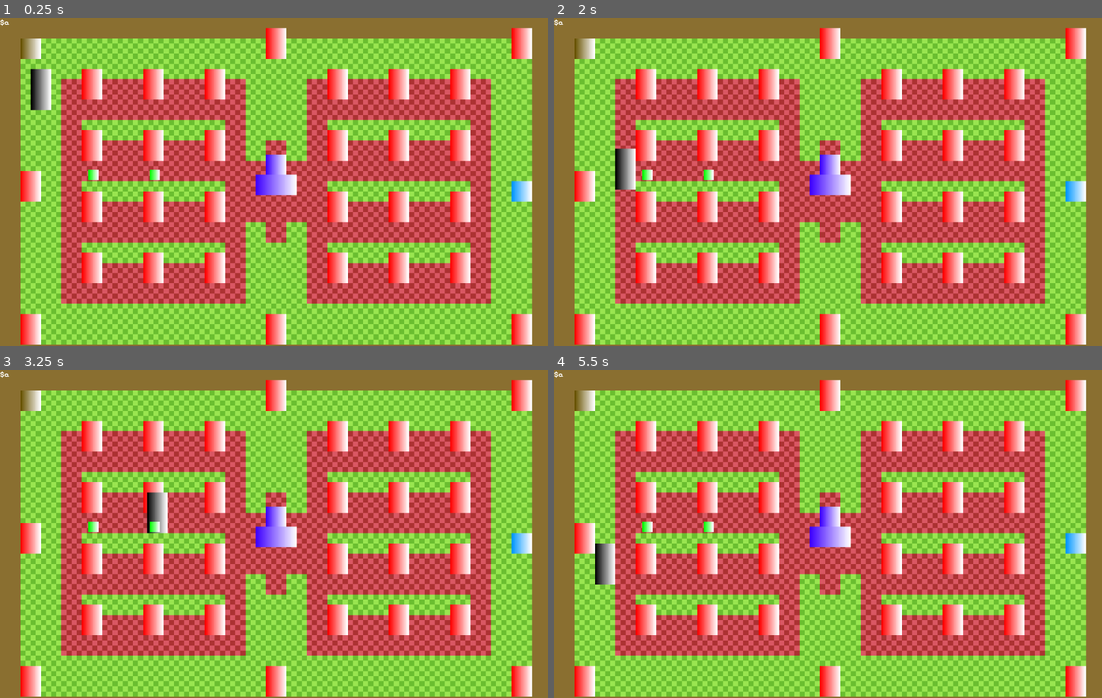
Above: before the commit, frames 1-4 (two rows, left to right).
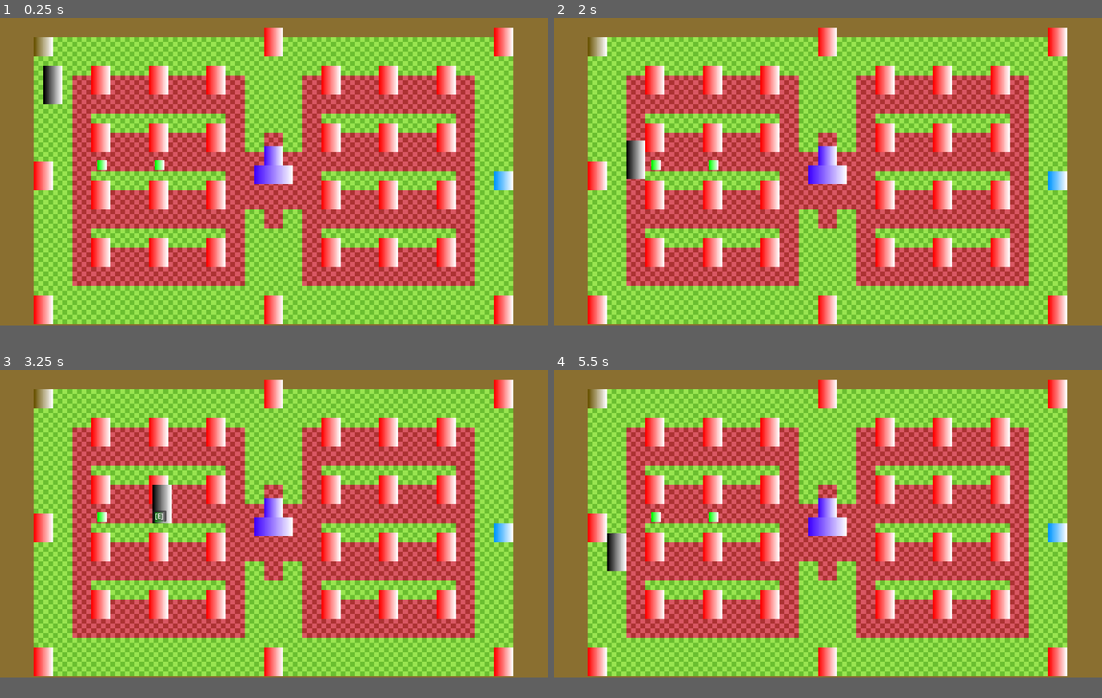
Above: after the commit, the same moments.

Repository: Oreztov/GWJ-62
Game: Godot game, scene res://scenes/level.tscn
The game is run twice, just before and just after one commit, with the same random seed, the same clock (stepped at 60 frames per second) and the same inputs.
Inputs:
- Up to frame 1 (0.25 s): no input
- Up to frame 2 (2 s): tap Enter at 0.5 s; hold D (move_right) 0.53-1.28 s; hold E (interact) 0.53-1.28 s; tap Space at 1.25 s; hold S (move_down) from 1.28 s (still down); tap E (interact) at 1.35 s
- Up to frame 3 (3.25 s): release S (move_down) at 2.03 s; hold D (move_right) 2.03-2.78 s; hold E (interact) 2.03-2.78 s; hold W (move_up) from 2.78 s (still down); tap E (interact) at 2.85 s
- Up to frame 4 (5.5 s): tap Enter at 3.5 s; release W (move_up) at 3.53 s; hold E (interact) 3.53-4.28 s; hold A (move_left) 3.53-5.03 s; tap E (interact) at 4.35 s; tap Space at 5 s; hold S (move_down) from 5.03 s (still down); hold E (interact) from 5.03 s (still down)
In our replay, the window is 800x480 before the commit and 800x450 after it. These sizes can differ from the game's own. Grey fills any space a smaller window leaves; there, only what the larger window draws over its background counts as a difference.

The runs differ from the first frame. In frame 1, 63% of the frame differs, in the area x 0-100%, y 0-100%; in frame 2, 63%; in frame 3, 63%; in frame 4, 63%.

Commit message:
Game Res and Interaction Input

Diff:
--- a/project.godot
+++ b/project.godot
@@ -21,7 +21,7 @@
 
 [display]
 
-window/size/viewport_width=1200
+window/size/viewport_width=1280
 window/size/viewport_height=720
 window/size/resizable=false
 window/stretch/mode="viewport"
--- a/scenes/Composter.tscn
+++ b/scenes/Composter.tscn
@@ -1,6 +1,7 @@
-[gd_scene load_steps=8 format=3 uid="uid://cy40k81p41ncc"]
+[gd_scene load_steps=9 format=3 uid="uid://cy40k81p41ncc"]
 
 [ext_resource type="Script" path="res://scripts/composter.gd" id="1_5yxlq"]
+[ext_resource type="PackedScene" uid="uid://ck5obtkmtfd86" path="res://scenes/interaction_label.tscn" id="2_jkgrj"]
 
 [sub_resource type="Gradient" id="Gradient_x2crb"]
 colors = PackedColorArray(0.407843, 0.321569, 0, 1, 1, 1, 1, 1)
@@ -43,4 +44,7 @@
 [node name="CollisionShape2D2" type="CollisionShape2D" parent="BlockArea"]
 shape = SubResource("RectangleShape2D_e1ch5")
 
+[node name="InteractionLabel" parent="." instance=ExtResource("2_jkgrj")]
+
 [connection signal="body_entered" from="Area2D" to="." method="_on_area_2d_body_entered"]
+[connection signal="body_exited" from="Area2D" to="." method="_on_area_2d_body_exited"]
--- /dev/null
+++ b/scenes/interaction_label.tscn
@@ -0,0 +1,24 @@
+[gd_scene load_steps=2 format=3 uid="uid://ck5obtkmtfd86"]
+
+[ext_resource type="Script" path="res://scripts/interaction_label.gd" id="1_1llg0"]
+
+[node name="InteractionLabel" type="CanvasLayer"]
+script = ExtResource("1_1llg0")
+
+[node name="PanelContainer" type="PanelContainer" parent="."]
+anchors_preset = 8
+anchor_left = 0.5
+anchor_top = 0.5
+anchor_right = 0.5
+anchor_bottom = 0.5
+offset_left = -16.5
+offset_top = -13.0
+offset_right = 16.5
+offset_bottom = 13.0
+grow_horizontal = 2
+grow_vertical = 2
+
+[node name="Label" type="Label" parent="PanelContainer"]
+layout_mode = 2
+size_flags_horizontal = 4
+text = "[%s]"
--- a/scenes/level.tscn
+++ b/scenes/level.tscn
@@ -19,13 +19,13 @@
 [node name="TileMap" type="TileMap" parent="."]
 tile_set = ExtResource("1_u7gxt")
 format = 2
-layer_0/tile_data = PackedInt32Array(0, 65537, 7, 65536, 655 …(8220 unchanged characters)… 7, 4, -65513, 65537, 4, -65512, 65537, 4)
+layer_0/tile_data = PackedInt32Array(0, 65537, 7, 65536, 655 …(8220 unchanged characters)… 7, 4, -65513, 65537, 4, -65512, 65537, 4, -65510, 65537, 4, 26, 65537, 4, 65562, 65537, 4, 131098, 65537, 4, 196634, 65537, 4, 262170, 65537, 4, 327706, 65537, 4, 393242, 65537, 4, 458778, 65537, 4, 524314, 65537, 4, 589850, 65537, 4, 655386, 65537, 4, 720922, 65537, 4, 786458, 65537, 4, 851994, 65537, 4, 917530, 65537, 4, 983066, 65537, 4, 1048574, 65537, 4, 983038, 65537, 4, 917502, 65537, 4, 851966, 65537, 4, 786430, 65537, 4, 720894, 65537, 4, 655358, 65537, 4, 589822, 65537, 4, 524286, 65537, 4, 458750, 65537, 4, -2, 65537, 4, 65534, 65537, 4, 131070, 65537, 4, 196606, 65537, 4, 262142, 65537, 4, 327678, 65537, 4, 393214, 65537, 4)
 
 [node name="Player" parent="." instance=ExtResource("2_p3v33")]
 position = Vector2(16, 40)
 
 [node name="Camera2D" type="Camera2D" parent="."]
-position = Vector2(-16, -16)
+position = Vector2(-28.2143, -16.0714)
 anchor_mode = 0
 
 [node name="Objects" type="Node2D" parent="."]
--- a/scenes/plant.tscn
+++ b/scenes/plant.tscn
@@ -1,10 +1,10 @@
-[gd_scene load_steps=9 format=3 uid="uid://dle118v1mw774"]
+[gd_scene load_steps=8 format=3 uid="uid://dle118v1mw774"]
 
 [ext_resource type="Script" path="res://scripts/plant.gd" id="1_gs5sh"]
 [ext_resource type="Texture2D" uid="uid://cd7p0ur8opil2" path="res://resources/generic_sprout.tres" id="1_jejnx"]
 [ext_resource type="Texture2D" uid="uid://d3hxlhxue0n2r" path="res://resources/generic_growth.tres" id="2_sv0bs"]
 [ext_resource type="Texture2D" uid="uid://gvoa2gqeglkj" path="res://resources/generic_harvest.tres" id="3_nqn35"]
-[ext_resource type="FontFile" uid="uid://dg26m14b0nf25" path="res://fonts/static/PixelifySans-Medium.ttf" id="5_frthu"]
+[ext_resource type="PackedScene" uid="uid://ck5obtkmtfd86" path="res://scenes/interaction_label.tscn" id="6_ju8je"]
 
 [sub_resource type="SpriteFrames" id="SpriteFrames_7eoq4"]
 animations = [{
@@ -36,9 +36,6 @@
 [sub_resource type="RectangleShape2D" id="RectangleShape2D_t7vcp"]
 size = Vector2(16, 16)
 
-[sub_resource type="LabelSettings" id="LabelSettings_btmo6"]
-font = ExtResource("5_frthu")
-
 [node name="Plant" type="Node2D"]
 z_index = 2
 script = ExtResource("1_gs5sh")
@@ -52,12 +49,7 @@
 [node name="CollisionShape2D" type="CollisionShape2D" parent="Area2D"]
 shape = SubResource("RectangleShape2D_t7vcp")
 
-[node name="CanvasLayer" type="CanvasLayer" parent="."]
-
-[node name="Label" type="Label" parent="CanvasLayer"]
-offset_right = 48.0
-offset_bottom = 24.0
-text = "$a"
-label_settings = SubResource("LabelSettings_btmo6")
+[node name="InteractionLabel" parent="." instance=ExtResource("6_ju8je")]
 
 [connection signal="body_entered" from="Area2D" to="." method="_on_area_2d_body_entered"]
+[connection signal="body_exited" from="Area2D" to="." method="_on_area_2d_body_exited"]
--- a/scenes/soul_well.tscn
+++ b/scenes/soul_well.tscn
@@ -1,6 +1,7 @@
-[gd_scene load_steps=8 format=3 uid="uid://bjtde1hwveusp"]
+[gd_scene load_steps=9 format=3 uid="uid://bjtde1hwveusp"]
 
 [ext_resource type="Script" path="res://scripts/soul_well.gd" id="1_62fyl"]
+[ext_resource type="PackedScene" uid="uid://ck5obtkmtfd86" path="res://scenes/interaction_label.tscn" id="2_qe7dc"]
 
 [sub_resource type="Gradient" id="Gradient_pvjwc"]
 colors = PackedColorArray(0.243137, 0, 1, 1, 1, 1, 1, 1)
@@ -44,4 +45,7 @@
 position = Vector2(0, -8)
 shape = SubResource("RectangleShape2D_fg6kx")
 
+[node name="InteractionLabel" parent="." instance=ExtResource("2_qe7dc")]
+
 [connection signal="body_entered" from="Area2D" to="." method="_on_area_2d_body_entered"]
+[connection signal="body_exited" from="Area2D" to="." method="_on_area_2d_body_exited"]
--- a/scenes/water_tap.tscn
+++ b/scenes/water_tap.tscn
@@ -1,6 +1,7 @@
-[gd_scene load_steps=6 format=3 uid="uid://cybm4l5hvwmvk"]
+[gd_scene load_steps=7 format=3 uid="uid://cybm4l5hvwmvk"]
 
 [ext_resource type="Script" path="res://scripts/water_tap.gd" id="1_npgls"]
+[ext_resource type="PackedScene" uid="uid://ck5obtkmtfd86" path="res://scenes/interaction_label.tscn" id="2_3neug"]
 
 [sub_resource type="Gradient" id="Gradient_v6br5"]
 colors = PackedColorArray(0, 0.592157, 1, 1, 1, 1, 1, 1)
@@ -29,4 +30,7 @@
 [node name="CollisionShape2D" type="CollisionShape2D" parent="Area2D"]
 shape = SubResource("RectangleShape2D_n3o1l")
 
+[node name="InteractionLabel" parent="." instance=ExtResource("2_3neug")]
+
 [connection signal="body_entered" from="Area2D" to="." method="_on_area_2d_body_entered"]
+[connection signal="body_exited" from="Area2D" to="." method="_on_area_2d_body_exited"]
--- a/scripts/Composter.gd
+++ b/scripts/Composter.gd
@@ -4,21 +4,38 @@
 
 var blocked = false
 
+var player_in_area = false
+
+var player_reference
+
 # Called when the node enters the scene tree for the first time.
 func _ready():
-	pass # Replace with function body.
+	$InteractionLabel.update()
 
+func _input(event):
+	if player_in_area:
+		if event.is_action_pressed("interact"):
+			player_reference.set_hand_item(Globals.Resources.COMPOST)
 
 # Called every frame. 'delta' is the elapsed time since the previous frame.
 func _process(delta):
 	pass
 
 func _physics_process(delta):
-	var blocked_graves = $BlockArea.get_overlapping_bodies()
-	if not blocked and blocked_graves != []:
-		block_graves.emit(blocked_graves)
-		blocked = true
+	if not blocked:
+		var blocked_graves = $BlockArea.get_overlapping_bodies()
+		if blocked_graves != []:
+			block_graves.emit(blocked_graves)
+			blocked = true
 
 func _on_area_2d_body_entered(body):
 	if body.is_in_group("player"):
-		body.set_hand_item(Globals.Resources.COMPOST)
+		$InteractionLabel.update()
+		player_in_area = true
+		player_reference = body
+
+
+func _on_area_2d_body_exited(body):
+	if body.is_in_group("player"):
+		$InteractionLabel.update()
+		player_in_area = false
--- /dev/null
+++ b/scripts/interaction_label.gd
@@ -0,0 +1,17 @@
+extends CanvasLayer
+
+@onready var interact_key
+
+# Called when the node enters the scene tree for the first time.
+func _ready():
+	for action in InputMap.action_get_events("interact"):
+		interact_key = action.as_text().split(" ")[0]
+	$PanelContainer/Label.text = $PanelContainer/Label.text % interact_key
+
+func update():
+	$PanelContainer.global_position = get_parent().global_position - Vector2(105, 80)
+	visible = !visible
+
+# Called every frame. 'delta' is the elapsed time since the previous frame.
+func _process(delta):
+	pass
--- a/scripts/plant.gd
+++ b/scripts/plant.gd
@@ -1,25 +1,42 @@
 extends Node2D
+
 var stage = 1
+
+var player_in_area = false
+
+var player_reference
 
 # Called when the node enters the scene tree for the first time.
 func _ready():
-	$AnimatedSprite2D.play("sprout")
+	$InteractionLabel.update()
 
 
 # Called every frame. 'delta' is the elapsed time since the previous frame.
 func _process(delta):
 	pass
 
+func _input(event):
+	if player_in_area:
+		if event.is_action_pressed("interact") and stage < 3:
+			if player_reference.hand == Globals.Resources.COMPOST or player_reference.hand == Globals.Resources.WATER or player_reference.hand == Globals.Resources.SOUL:
+				stage += 1
+				player_reference.set_hand_item(Globals.Resources.EMPTY)
+				match stage:
+					1:
+						$AnimatedSprite2D.play("sprout")
+					2:
+						$AnimatedSprite2D.play("growth")
+					3:
+						$AnimatedSprite2D.play("harvest")
+						$InteractionLabel.update()
 
 func _on_area_2d_body_entered(body):
 	if body.is_in_group("player") and stage < 3:
-		if body.hand == Globals.Resources.COMPOST or body.hand == Globals.Resources.WATER or body.hand == Globals.Resources.SOUL:
-			stage += 1
-			body.set_hand_item(Globals.Resources.EMPTY)
-			match stage:
-				1:
-					$AnimatedSprite2D.play("sprout")
-				2:
-					$AnimatedSprite2D.play("growth")
-				3:
-					$AnimatedSprite2D.play("harvest")
+		$InteractionLabel.update()
+		player_in_area = true
+		player_reference = body
+
+func _on_area_2d_body_exited(body):
+	if body.is_in_group("player") and stage < 3:
+		$InteractionLabel.update()
+		player_in_area = false
--- a/scripts/soul_well.gd
+++ b/scripts/soul_well.gd
@@ -1,15 +1,28 @@
 extends StaticBody2D
+
+var player_in_area = false
+
+var player_reference
 
 # Called when the node enters the scene tree for the first time.
 func _ready():
-	pass # Replace with function body.
+	$InteractionLabel.update()
 
 
-# Called every frame. 'delta' is the elapsed time since the previous frame.
-func _process(delta):
-	pass
+func _input(event):
+	if player_in_area:
+		if event.is_action_pressed("interact"):
+			player_reference.set_hand_item(Globals.Resources.SOUL)
 
 
 func _on_area_2d_body_entered(body):
 	if body.is_in_group("player"):
-		body.set_hand_item(Globals.Resources.SOUL)
+		$InteractionLabel.update()
+		player_in_area = true
+		player_reference = body
+
+
+func _on_area_2d_body_exited(body):
+	if body.is_in_group("player"):
+		$InteractionLabel.update()
+		player_in_area = false
--- a/scripts/water_tap.gd
+++ b/scripts/water_tap.gd
@@ -1,9 +1,17 @@
 extends StaticBody2D
+
+var player_in_area = false
+
+var player_reference
 
 # Called when the node enters the scene tree for the first time.
 func _ready():
-	pass # Replace with function body.
+	$InteractionLabel.update()
 
+func _input(event):
+	if player_in_area:
+		if event.is_action_pressed("interact"):
+			player_reference.set_hand_item(Globals.Resources.WATER)
 
 # Called every frame. 'delta' is the elapsed time since the previous frame.
 func _process(delta):
@@ -12,4 +20,12 @@
 
 func _on_area_2d_body_entered(body):
 	if body.is_in_group("player"):
-		body.set_hand_item(Globals.Resources.WATER)
+		$InteractionLabel.update()
+		player_in_area = true
+		player_reference = body
+
+
+func _on_area_2d_body_exited(body):
+	if body.is_in_group("player"):
+		$InteractionLabel.update()
+		player_in_area = false
Not shown, added: sprites/tileset.png.import
